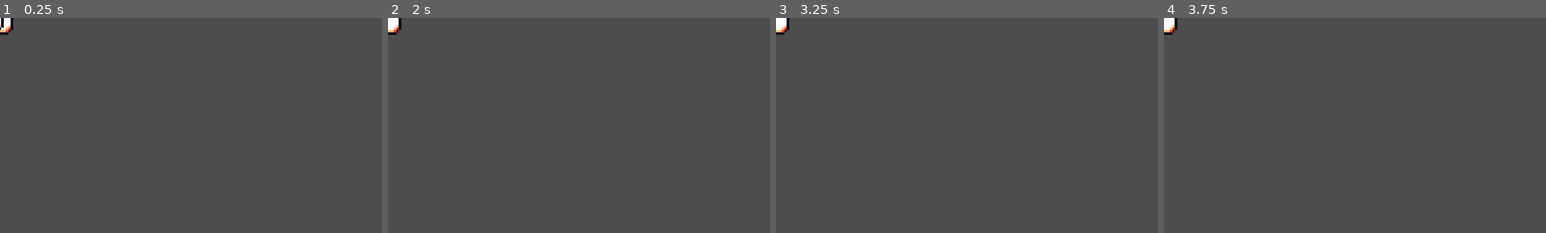
Above: before the commit, frames 1-4 (left to right).
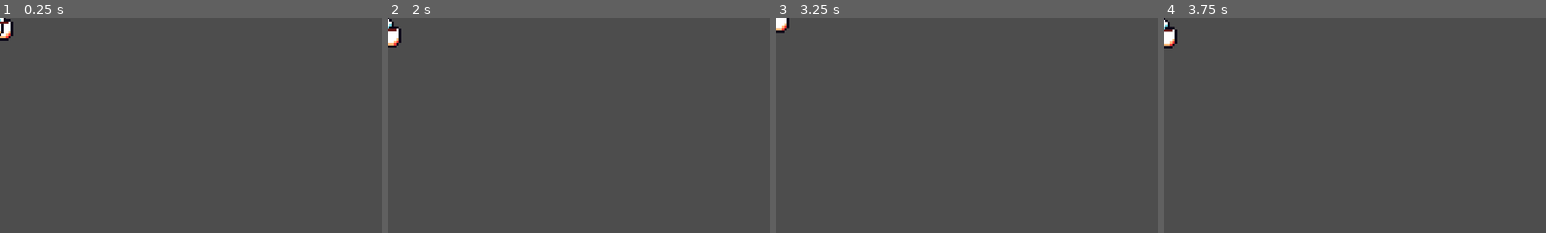
Above: after the commit, the same moments.

Repository: tranvlnh/ancestral-legacy
Game: Godot game, scene res://entities/collectible/coffee.tscn
Two runs of this game, one before a commit and one after it. Both use one fixed random seed, a clock stepped at 60 frames per second and the inputs below. This scene is started directly instead of the project's main scene.
Inputs:
- Up to frame 1 (0.25 s): no input
- Up to frame 2 (2 s): tap Enter (ui_accept) at 0.5, 0.77, 1.52 s
- Up to frame 3 (3.25 s): tap Enter (ui_accept) at 3.02 s
- Up to frame 4 (3.75 s): no input
The pictures show only the part of the screen within x 0-50%, y 0-50%; the shares and areas given below are measured in that part.

The runs differ from the first frame. In frame 1, 0.3% of the frame differs, in the area x 0-4%, y 0-11%; in frame 2, 0.4%; in frame 3, 0.1%; in frame 4, 0.5%, in the area x 0-4%, y 0-15%.

Commit message:
Add floating animation to coffee and increase points Adjust coffee spawn positions and chances Add enemy obstacle Add export presets for Web and Android Track score as float for smoother updates

Diff:
--- a/entities/collectible/coffee.gd
+++ b/entities/collectible/coffee.gd
@@ -2,10 +2,17 @@
 
 signal collected(points: int)
 
-const POINTS: int = 50
+const POINTS: int = 100
+
+var _initial_y: float
 
 func _ready() -> void:
+	_initial_y = position.y
 	body_entered.connect(_on_body_entered)
+
+func _process(delta: float) -> void:
+	# Floating bob animation — dễ thấy hơn, thu hút attention
+	position.y = _initial_y + sin(Time.get_ticks_msec() * 0.004) * 6.0
 
 func _on_body_entered(body: Node2D) -> void:
 	if body.name == "Player":
--- a/entities/collectible/coffee.tscn
+++ b/entities/collectible/coffee.tscn
@@ -47,7 +47,7 @@
 }]
 
 [sub_resource type="RectangleShape2D" id="RectangleShape2D_a0uk1"]
-size = Vector2(15, 15)
+size = Vector2(24, 24)
 
 [node name="Coffee" type="Area2D" unique_id=1557659178]
 script = ExtResource("1_h5c1h")
--- /dev/null
+++ b/entities/enemy.tscn
@@ -0,0 +1,62 @@
+[gd_scene format=3 uid="uid://bu8onl1rmllnb"]
+
+[ext_resource type="Script" path="res://entities/obstacle/enemy.gd" id="1_script"]
+[ext_resource type="Texture2D" uid="uid://b87yoijok3fnc" path="res://assets/enemies.png" id="1_a0uk1"]
+
+[sub_resource type="AtlasTexture" id="AtlasTexture_j1v6i"]
+atlas = ExtResource("1_a0uk1")
+region = Rect2(0, 0, 48, 48)
+
+[sub_resource type="AtlasTexture" id="AtlasTexture_pouka"]
+atlas = ExtResource("1_a0uk1")
+region = Rect2(48, 0, 48, 48)
+
+[sub_resource type="AtlasTexture" id="AtlasTexture_2xdrx"]
+atlas = ExtResource("1_a0uk1")
+region = Rect2(96, 0, 48, 48)
+
+[sub_resource type="AtlasTexture" id="AtlasTexture_1idad"]
+atlas = ExtResource("1_a0uk1")
+region = Rect2(0, 48, 48, 48)
+
+[sub_resource type="AtlasTexture" id="AtlasTexture_3jy40"]
+atlas = ExtResource("1_a0uk1")
+region = Rect2(48, 48, 48, 48)
+
+[sub_resource type="SpriteFrames" id="SpriteFrames_ybwp8"]
+animations = [{
+"frames": [{
+"duration": 1.0,
+"texture": SubResource("AtlasTexture_j1v6i")
+}, {
+"duration": 1.0,
+"texture": SubResource("AtlasTexture_pouka")
+}, {
+"duration": 1.0,
+"texture": SubResource("AtlasTexture_2xdrx")
+}, {
+"duration": 1.0,
+"texture": SubResource("AtlasTexture_1idad")
+}, {
+"duration": 1.0,
+"texture": SubResource("AtlasTexture_3jy40")
+}],
+"loop": true,
+"name": &"default",
+"speed": 9.0
+}]
+
+[sub_resource type="RectangleShape2D" id="RectangleShape2D_a0uk1"]
+size = Vector2(26, 15)
+
+[node name="Enemy" type="Area2D" unique_id=1557659178]
+script = ExtResource("1_script")
+
+[node name="Animated" type="AnimatedSprite2D" parent="." unique_id=1593424627]
+sprite_frames = SubResource("SpriteFrames_ybwp8")
+autoplay = "default"
+frame_progress = 0.9433681
+
+[node name="CollisionShape2D" type="CollisionShape2D" parent="." unique_id=1771718191]
+position = Vector2(0, 0.5)
+shape = SubResource("RectangleShape2D_a0uk1")
--- a/scenes/main.gd
+++ b/scenes/main.gd
@@ -25,8 +25,10 @@
 const CLEANUP_BUFFER_X: float = 80.0
 const THORN_Y: float = 144.0
 const ENEMY_Y: float = 80.0
-const COFFEE_Y: float = 110.0
-const COFFEE_SPAWN_CHANCE: float = 0.3  # 30% cơ hội spawn coffee
+const COFFEE_Y_FLOOR: float = 142.0  # gần đất, chạy qua là nhặt
+const COFFEE_Y_HIGH: float = 90.0   # trên cao, cần nhảy
+const COFFEE_FLOOR_CHANCE: float = 0.65  # 65% sát đất
+const COFFEE_SPAWN_CHANCE: float = 0.4  # 40% cơ hội spawn coffee
 
 var screen_size: Vector2
 var distance_travelled: float = 0.0
@@ -35,7 +37,7 @@
 var spawned_obstacles: Array[Node2D] = []
 var spawned_collectibles: Array[Node2D] = []
 var game_over: bool = false
-var score: int = 0
+var score: float = 0.0
 var current_speed: float = BASE_SPEED
 
 func _ready() -> void:
@@ -54,8 +56,8 @@
 	$Player.position.x += movement
 	$Camera2D.position.x += movement
 	distance_travelled += movement
-	score = int(distance_travelled / 10.0)
-	$UI.update_score(score)
+	score += movement * 0.1
+	$UI.update_score(int(score))
 
 	_spawn_obstacles()
 	_spawn_coffee()
@@ -109,7 +111,8 @@
 	while distance_travelled >= next_coffee_spawn_distance:
 		if randf() < COFFEE_SPAWN_CHANCE:
 			var coffee := COFFEE_SCENE.instantiate() as Node2D
-			coffee.position = Vector2($Camera2D.position.x + screen_size.x + SPAWN_BUFFER_X, COFFEE_Y)
+			var coffee_y: float = COFFEE_Y_FLOOR if randf() < COFFEE_FLOOR_CHANCE else COFFEE_Y_HIGH
+			coffee.position = Vector2($Camera2D.position.x + screen_size.x + SPAWN_BUFFER_X, coffee_y)
 			coffee.collected.connect(_on_coffee_collected)
 			add_child(coffee)
 			spawned_collectibles.append(coffee)
@@ -132,12 +135,11 @@
 
 func _on_coffee_collected(points: int) -> void:
 	score += points
-	$UI.update_score(score)
-	# TODO: Thêm sound effect cho coffee nếu có
+	$UI.update_score(int(score))
 
 func _on_player_died() -> void:
 	game_over = true
-	$UI.show_game_over(score)
+	$UI.show_game_over(int(score))
 
 func _on_restart_requested() -> void:
 	get_tree().reload_current_scene()
Not shown, added: entities/obstacle/thorn.gd.uid
Not shown, added: export_presets.cfg
